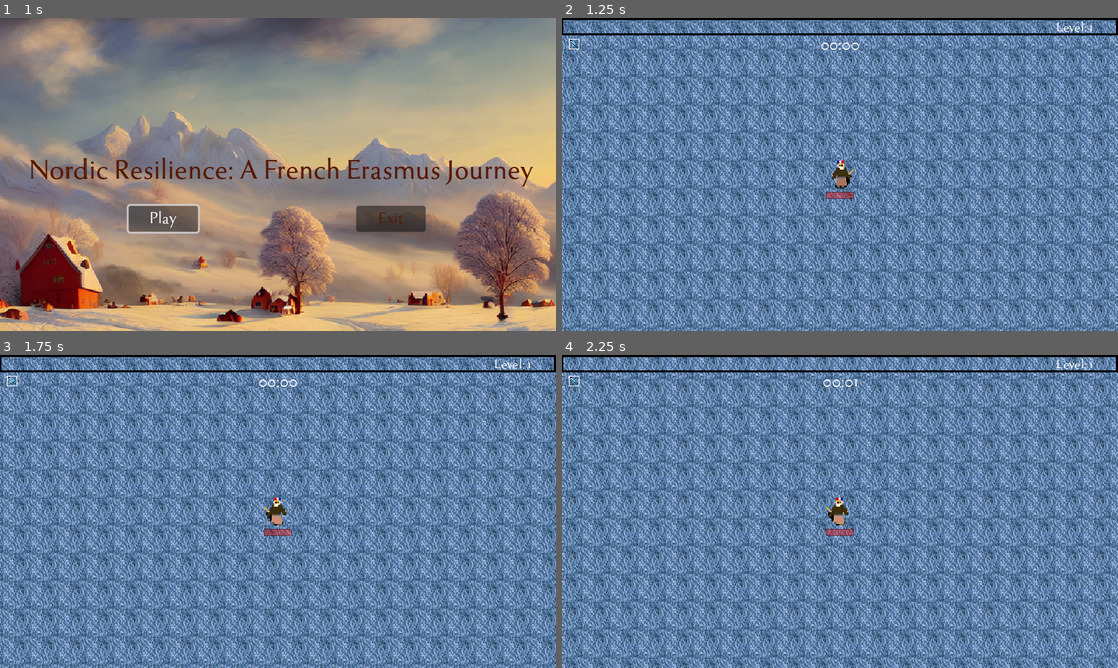
Above: before the commit, frames 1-4 (two rows, left to right).
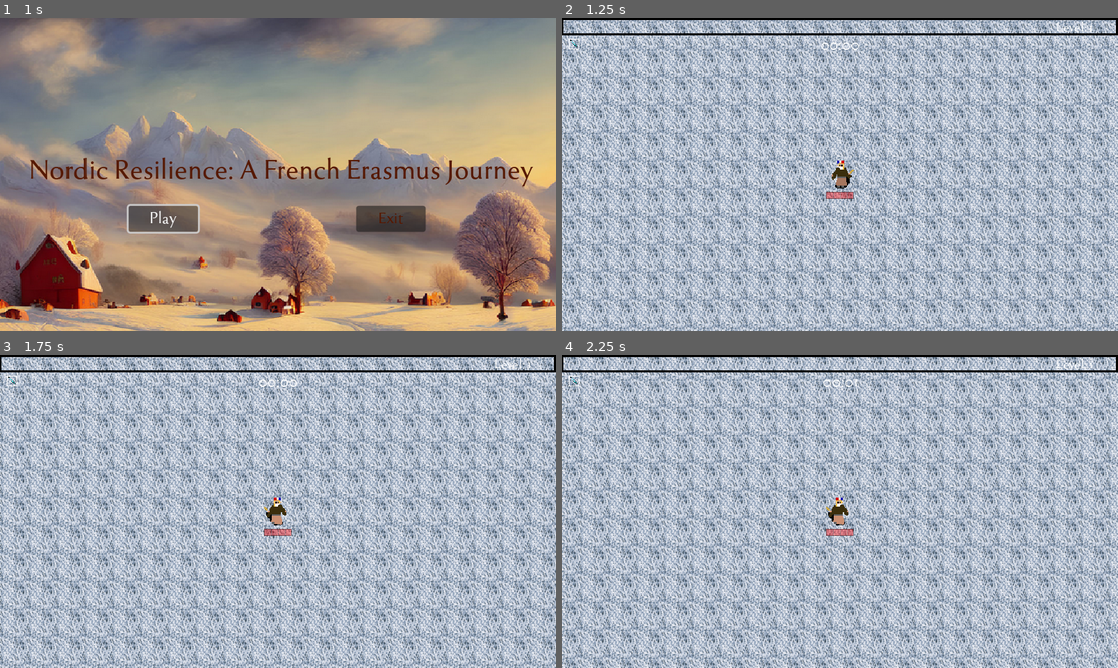
Above: after the commit, the same moments.

Repository: Estadieu/Project-Gamelab
Game: Godot game, scene res://TitleScreen/menu.tscn
The game is run twice, just before and just after one commit, with the same random seed, the same clock (stepped at 60 frames per second) and the same inputs. Sound files missing from this copy of the repository are replaced by a short silence.
Inputs (mouse positions are in pixels of both pictures, inside the frame that each line leads up to):
- Up to frame 1 (1 s): click "Play" at 0.5 s
- Up to frame 2 (1.25 s): no input
- Up to frame 3 (1.75 s): move the mouse to (400, 495) at 1.27 s; hold D (right) from 1.28 s (still down); click (400, 495) at 1.35 s
- Up to frame 4 (2.25 s): move the mouse to (728, 527) at 2.02 s; release D (right) at 2.03 s; hold S (down) from 2.03 s (still down); click (728, 527) at 2.1 s

Frame 1 is identical in both runs. In frame 2, 98% of the frame differs, in the area x 0-100%, y 0-100%; in frame 3, 98%; in frame 4, 98%.

Commit message:
sprite_enemy

Diff:
--- a/Objects/experience_gem.gd
+++ b/Objects/experience_gem.gd
@@ -2,9 +2,9 @@
 
 @export var experience = 1
 
-var spr_green = preload("res://Textures/Items/Gems/Gem_green.png")
-var spr_blue= preload("res://Textures/Items/Gems/Gem_blue.png")
-var spr_red = preload("res://Textures/Items/Gems/Gem_red.png")
+var spr_bronze = preload("res://Textures/Items/Gems/Gem_bronze.png")
+var spr_silver= preload("res://Textures/Items/Gems/Gem_silver.png")
+var spr_gold = preload("res://Textures/Items/Gems/Gem_gold.png")
 
 var target = null
 var speed = -1
@@ -17,9 +17,9 @@
 	if experience < 5:
 		return
 	elif experience < 25:
-		sprite.texture = spr_blue
+		sprite.texture = spr_silver
 	else:
-		sprite.texture = spr_red
+		sprite.texture = spr_gold
 
 func _physics_process(delta):
 	if target != null:
--- a/Objects/experience_gem.tscn
+++ b/Objects/experience_gem.tscn
@@ -1,7 +1,7 @@
 [gd_scene load_steps=5 format=3 uid="uid://d20r3gqas2kms"]
 
-[ext_resource type="Texture2D" uid="uid://c2kvist0kqcew" path="res://Textures/Items/Gems/Gem_green.png" id="1_glkr3"]
 [ext_resource type="Script" path="res://Objects/experience_gem.gd" id="1_k4pfj"]
+[ext_resource type="Texture2D" uid="uid://bjrjsfds3t2b7" path="res://Textures/Items/Gems/Gem_bronze.png" id="2_k5gsq"]
 [ext_resource type="AudioStream" uid="uid://bnm8cttqwefdx" path="res://Audio/SoundEffect/collectgem.mp3" id="3_g1t57"]
 
 [sub_resource type="RectangleShape2D" id="RectangleShape2D_wytta"]
@@ -14,7 +14,7 @@
 script = ExtResource("1_k4pfj")
 
 [node name="Sprite2D" type="Sprite2D" parent="."]
-texture = ExtResource("1_glkr3")
+texture = ExtResource("2_k5gsq")
 
 [node name="CollisionShape2D" type="CollisionShape2D" parent="."]
 position = Vector2(0, -1)
Binary file changed: Textures/Enemy/kolbold_weak.png
Binary file removed: Textures/Items/Gems/Gem_blue.png
Binary file added: Textures/Items/Gems/Gem_bronze.png
Not shown, changed: Textures/Items/Gems/Gem_bronze.png.import
Binary file added: Textures/Items/Gems/Gem_gold.png
Not shown, changed: Textures/Items/Gems/Gem_gold.png.import
Binary file removed: Textures/Items/Gems/Gem_green.png
Binary file removed: Textures/Items/Gems/Gem_red.png
Binary file added: Textures/Items/Gems/Gem_silver.png
Not shown, changed: Textures/Items/Gems/Gem_silver.png.import
Binary file changed: Textures/dirt_full_new.png
